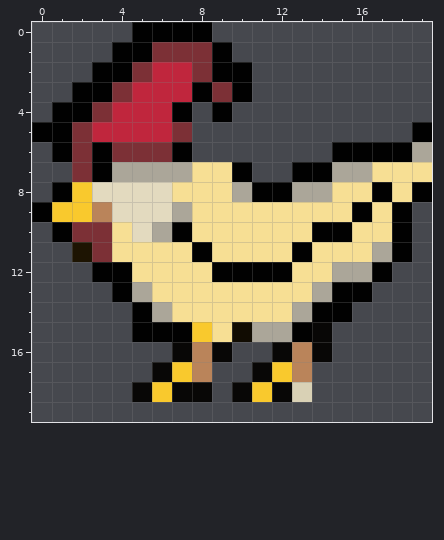
Two states of a pixel-art sprite, assets/sprites/IdleSprites/001.png. The picture above is the old version.
The file is 20x20 pixels. Colours within 5 levels of each other are drawn and written as one.
Once edited:
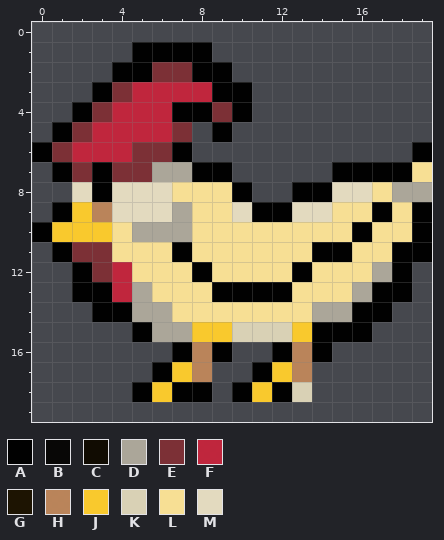
Palette (. is transparent): A #000000fc  B #070605fc  C #110c02  D #aba699  E #7d3036fc  F #c1263dfc  G #1d1402  H #bb855afc  J #fbcb2dfc  K #d9d1b5  L #f9e195fc  M #e3dabf
What changed:
@@ x 0..19 @@
- 0 .....AAAA...........
- 1 ....AAEEEA..........
- 2 ...AAEFFEAA.........
- 3 ..AAEFFFAEA.........
- 4 .AAEFFFA.A..........
- 5 AAEFFFFE...........A
- 6 .AEAEEEA.......AAAAD
- 7 ..EADDDDLLA..AADDLLL
- 8 .AJMMMMLLLDAADDLLALA
- 9 AJJHMMMDLLLLLLLLALA.
-10 .AEELMDALLLLLLAALLA.
-11 ..GELLLLALLLLALLLDA.
-12 ...AALLLLAAAALLDDA..
-13 ....ADLLLLLLLLDAA...
-14 .....ADLLLLLLDAA....
-15 .....AAAJLCDDAB.....
-16 .......BHB..BHB.....
-17 ......BJH..BJH......
-18 .....BJBB.BJBK......
+ 0 ....................
+ 1 .....AAAA...........
+ 2 ....AAEEAA..........
+ 3 ...AEFFFFAA.........
+ 4 ..AEFFFAAEA.........
+ 5 .AEFFFFE.A..........
+ 6 AEFFFEEA...........A
+ 7 .AEAEEDDAA.....AAAAL
+ 8 ..MAMMMLLLA..AAMMLDD
+ 9 .AJHMMMDLLMAAMMLLALA
+10 AJJJLDDDLLLLLLLLALLA
+11 .AEELLLALLLLLLAALLAA
+12 ..AEFLLLALLLLALLLDA.
+13 ..AAFDLLLAAAALLLDAA.
+14 ...AADDLLLLLLLDDAA..
+15 .....ADDJJKKKJAAA...
+16 .......AHA..AHA.....
+17 ......AJH..AJH......
+18 .....AJAA.AJAK......
 19 ....................
Changed places in both pictures, as pixel boxes (x1, y1, x2, y2):
changed: (32, 22, 432, 402)
